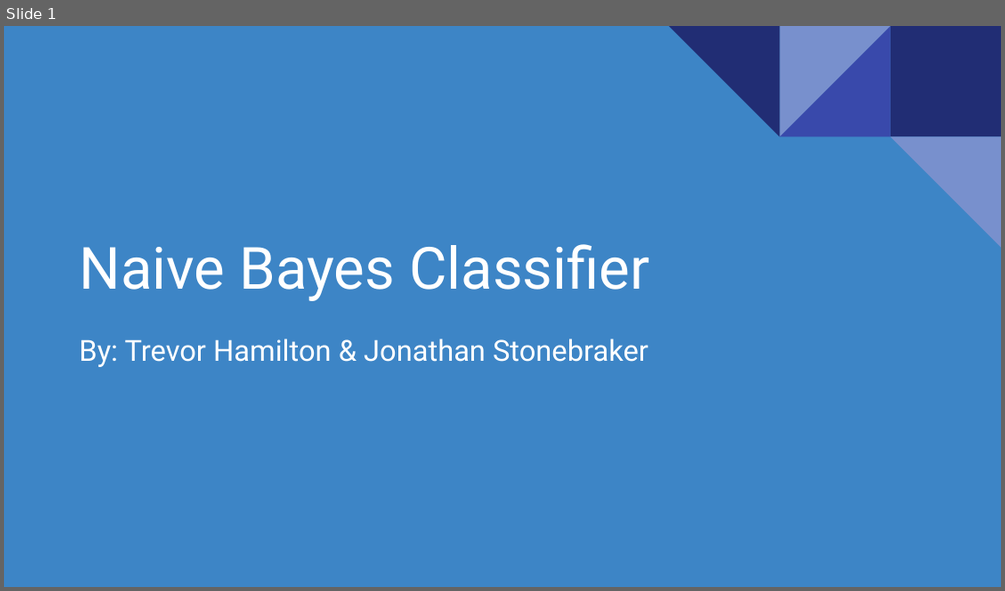
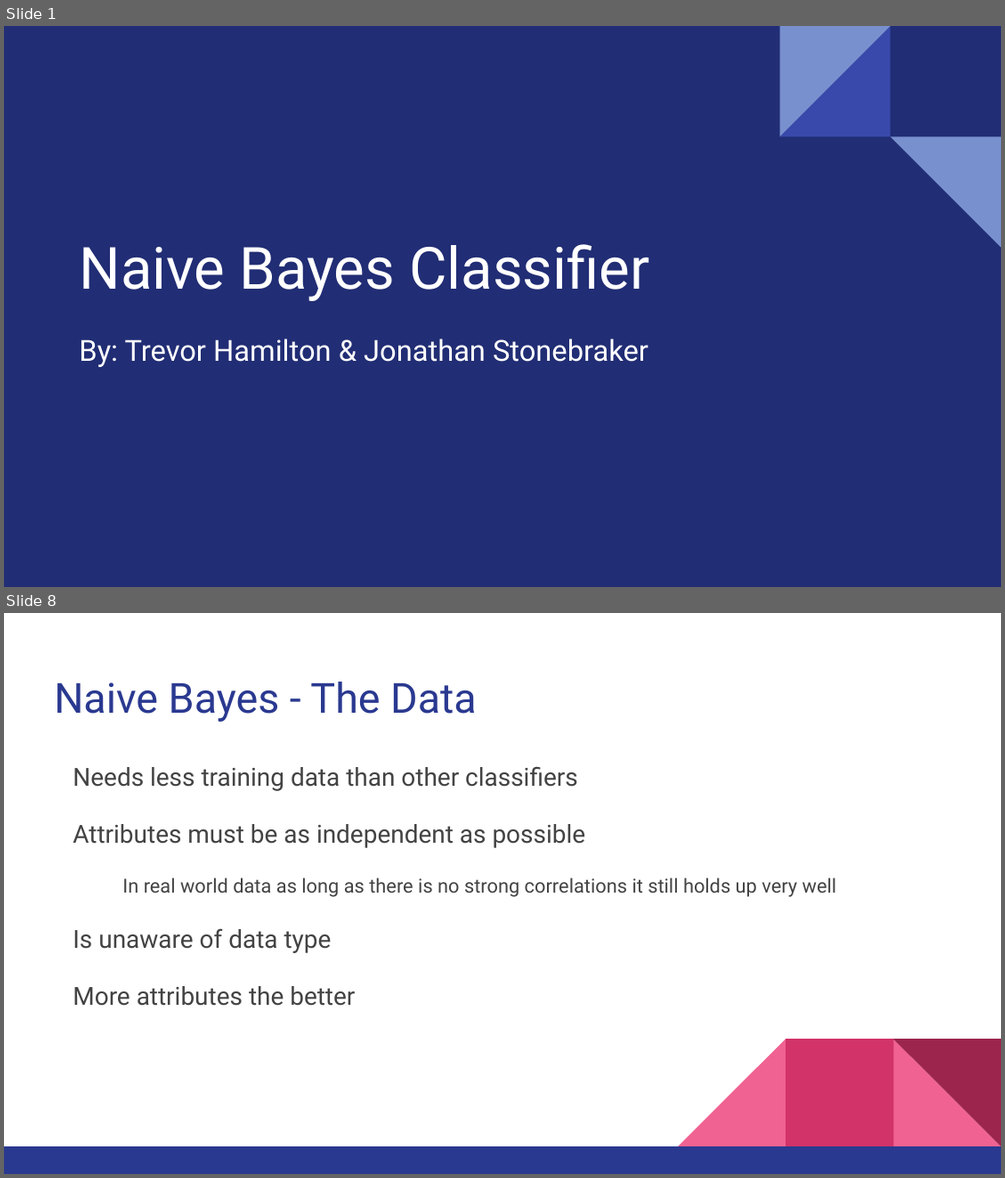
Before and after one commit to hamiltontj/NaiveBayes, a slide deck: doc/Presentation.pptx. Shown one above the other, each under a label of ours: slide 1 before the commit, slides 1 and 8 after it; the slides between them are not shown. The pictures are 1005x591 and 1005x1178 pixels, drawn with LibreOffice and Linux fonts; fonts in the diff are those of the drawing. Boxes give left, top, right and bottom in pixels: in the first picture for what was removed or moved away, otherwise in the second. Text is boxed around its words. In the diff, an @@ line names an element or a change of style, - is before the commit and + after.

```diff
--- a/doc/Presentation.pptx
+++ b/doc/Presentation.pptx
@@ slide 8 added at [4, 613, 1001, 1174], background #FFFFFF @@
@@ title added at [54, 682, 477, 722], 30 pt, text #2A3990 @@
+Naive Bayes - The Data
@@ text added at [73, 766, 837, 1005], 18 pt, text #434343 @@
+Needs less training data than other classifiers
+Attributes must be as independent as possible
+  In real world data as long as there is no strong correlations it still holds up very well
+Is unaware of data type
+More attributes the better
@@ group added at [4, 1038, 1001, 1174]: 3 right triangles, 2 rectangles @@
@@ slide 1 changed as well @@
@@ background #3D85C6 to #212D74 @@
@@ rectangle removed at [890, 26, 1001, 136] @@
```
Also in this commit, not shown: 28 other slides added, 9 slides removed, 27 other files.
